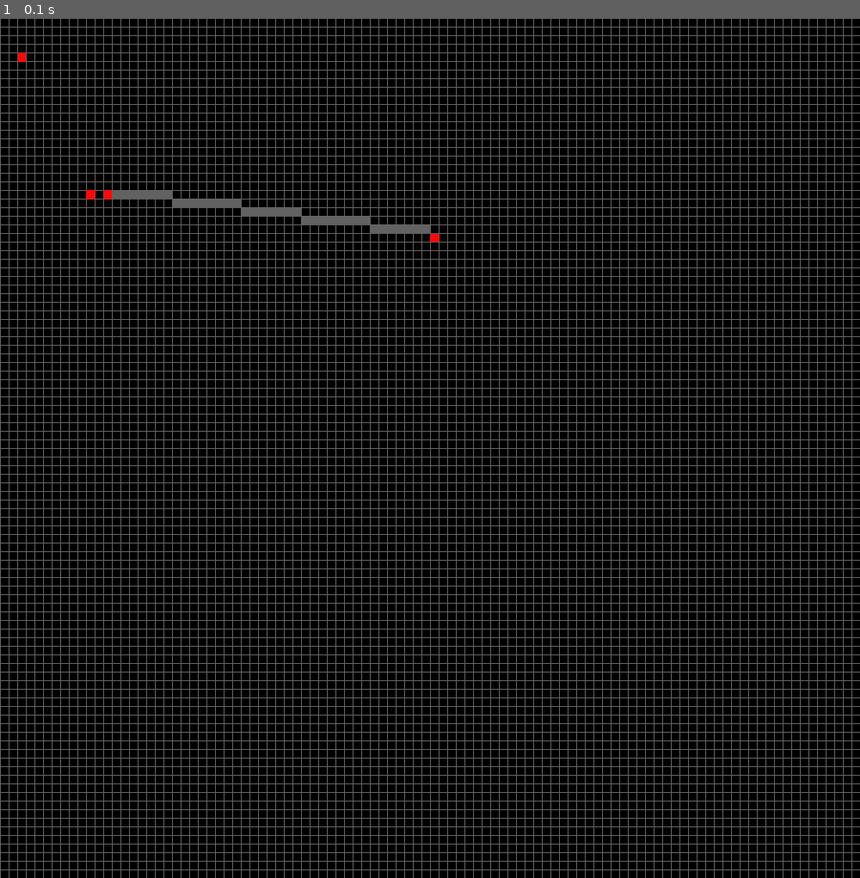
Above: before the commit, frame 1.
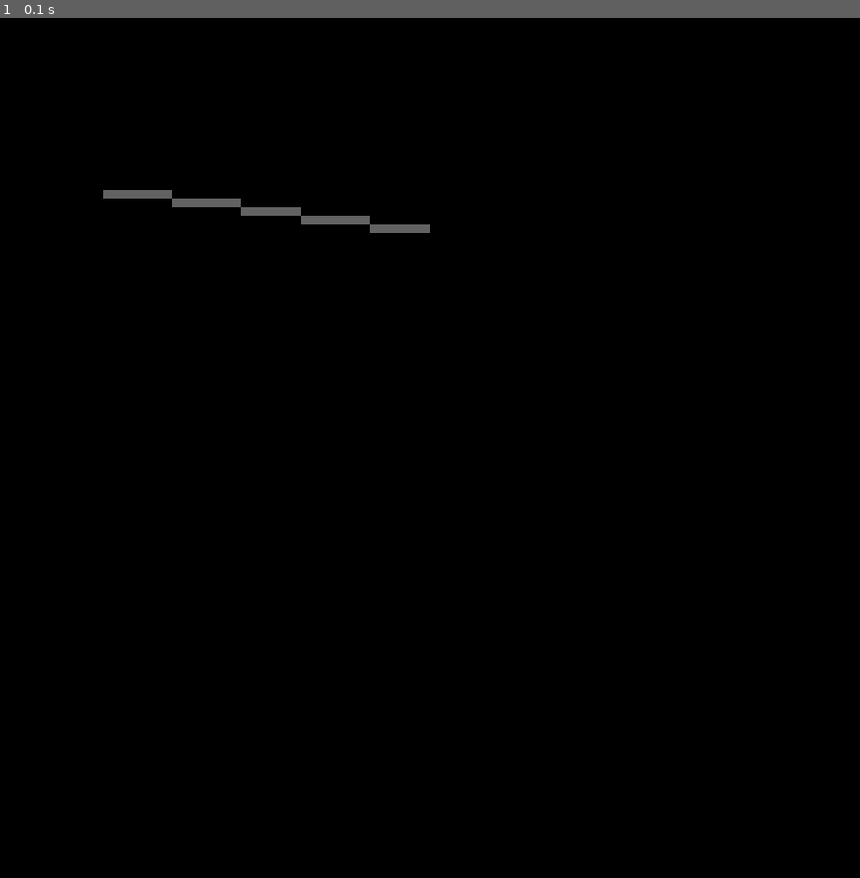
Above: after the commit, the same moment.

Repository: ckreitma/Info3UCCG
Game: pygame game, started from pygame/pygame03_grilla.py
Same seed, same stepped clock (60 frames per second), same inputs: the game is played once before the commit and once after it.
Inputs:
- Up to frame 1 (0.1 s): no input

The runs differ from the first frame. In frame 1, 21% of the frame differs, in the area x 0-100%, y 0-100%.

Commit message:
Algoritmo Wu

Diff:
--- a/pygame/pygame03_grilla.py
+++ b/pygame/pygame03_grilla.py
@@ -61,8 +61,8 @@
             x = x + pendiente
 
     # Imprimimos los pixeles extremos en rojo.
-    pixel(screen, x0, y0, ROJO)
-    pixel(screen, x1, y1, ROJO)
+    #pixel(screen, x0, y0, ROJO)
+    #pixel(screen, x1, y1, ROJO)
 
 
 while running:
@@ -73,7 +73,7 @@
     # pygame.draw.rect(screen, BLUE, (200, 150, 100, 50))
     # pygame.draw.aaline(screen, (0, 100, 255), (0, 0), (ancho-1, alto-1))
     # pygame.draw.aaline(screen, (50, 180, 40), (ancho-1, 0), (0, alto-1))
-    dibujar_grilla(screen)
+    # dibujar_grilla(screen)
     # pixel(screen, 4, 7, WHITE)
     linea(screen, 10, 20, 2, 4, GRIS)
     linea(screen, 12, 20, 50, 25, GRIS)
--- /dev/null
+++ b/pygame/pygame04_wu01.py
@@ -0,0 +1,92 @@
+"""Script demonstrating drawing of anti-aliased lines using Xiaolin Wu's line
+algorithm
+
+usage: python xiaolinwu.py [output-file]
+
+"""
+from __future__ import division
+import sys
+
+from PIL import Image
+
+# Parte flotante
+
+
+def _fpart(x):
+    return x - int(x)
+
+# Resto parte flotante
+
+
+def _rfpart(x):
+    return 1 - _fpart(x)
+
+
+def putpixel(img, xy, color, alpha=1):
+    """Paints color over the background at the point xy in img.
+
+    Use alpha for blending. alpha=1 means a completely opaque foreground.
+
+    """
+    c = tuple(map(lambda bg, fg: int(round(alpha * fg + (1-alpha) * bg)),
+                  img.getpixel(xy), color))
+    img.putpixel(xy, c)
+
+
+def draw_line(img, p1, p2, color):
+    """Draws an anti-aliased line in img from p1 to p2 with the given color."""
+    x1, y1 = p1
+    x2, y2 = p2
+    dx, dy = x2-x1, y2-y1
+    steep = abs(dx) < abs(dy)
+
+    def p(px, py):
+        # Seleccionar el primer o segundo par dependiendo de true/false de steep.
+        return ((px, py), (py, px))[steep]
+
+    if steep:
+        x1, y1, x2, y2, dx, dy = y1, x1, y2, x2, dy, dx
+    if x2 < x1:
+        x1, x2, y1, y2 = x2, x1, y2, y1
+
+    # Podemos asumir que los puntos son esquina superior izquierda y esquina inferior derecha
+    grad = dy/dx
+    intery = y1 + _rfpart(x1) * grad
+
+    # Dibujar los puntos extremos
+    def draw_endpoint(pt):
+        x, y = pt
+        xend = round(x)
+        yend = y + grad * (xend - x)
+        xgap = _rfpart(x + 0.5)
+        px, py = int(xend), int(yend)
+        putpixel(img, p(px, py), color, _rfpart(yend) * xgap)
+        putpixel(img, p(px, py+1), color, _fpart(yend) * xgap)
+        return px
+
+    xstart = draw_endpoint(p(*p1)) + 1
+    xend = draw_endpoint(p(*p2))
+
+    for x in range(xstart, xend):
+        y = int(intery)
+        print(f'p({x},{y})={p(x,y)} alpha={_rfpart(intery)}')
+        putpixel(img, p(x, y), color, _rfpart(intery))
+        putpixel(img, p(x, y+1), color, _fpart(intery))
+        intery += grad
+
+
+if __name__ == '__main__':
+    if len(sys.argv) != 2:
+        print('usage: python xiaolinwu.py [output-file]')
+        sys.exit(-1)
+
+    blue = (0, 0, 255)
+    yellow = (255, 255, 0)
+    img = Image.new("RGB", (500, 500), blue)
+    for a in range(10, 431, 60):
+        draw_line(img, (10, 10), (490, a), yellow)
+        draw_line(img, (10, 10), (a, 490), yellow)
+    draw_line(img, (10, 10), (490, 490), yellow)
+    filename = sys.argv[1]
+    img.save(filename)
+    print('image saved to'), filename
--- /dev/null
+++ b/pygame/pygame04_wu03.py
@@ -0,0 +1,145 @@
+"""Script demonstrating drawing of anti-aliased lines using Xiaolin Wu's line
+algorithm
+
+usage: python xiaolinwu.py [output-file]
+
+"""
+from __future__ import division
+import sys
+
+from PIL import Image
+import pygame
+
+# Ancho y alto teórico
+ancho_teorico = 1000
+alto_teorico = 1000
+
+# Ancho y alto real
+ancho_real = 100
+alto_real = 100
+
+# Relation (ratio) de aspecto entre el real y el teórico
+delta_x = int(ancho_teorico/ancho_real)
+delta_y = int(alto_teorico/alto_real)
+
+screen = pygame.display.set_mode((ancho_teorico, alto_teorico))
+running = True
+
+WHITE = (255, 255, 255)
+BLUE = (0, 0, 255)
+BLACK = (0, 0, 0)
+GRIS = (100, 100, 100)
+ROJO = (255, 10, 10)
+YELLOW = (255, 255, 0)
+
+
+# Dividir proporcionalmente a
+# la parte decimal de x un "1"
+def _fpart(x):
+    """ 1.3 ==> 0.3
+    """
+    return x - int(x)
+
+
+def _rfpart(x):
+    """ 1.3 ==> 0.7
+    """
+    return 1 - _fpart(x)
+
+
+def dibujar_grilla(screen):
+
+    # Lineas horizontales
+    for pos_y in range(0, alto_teorico, delta_y):
+        # print(f'pos_y={pos_y}')
+        pygame.draw.aaline(screen, GRIS, (0, pos_y), (ancho_teorico, pos_y))
+
+    # Lineas verticales
+    for pos_x in range(0, ancho_teorico, delta_x):
+        # print(f'pos_y={pos_y}')
+        pygame.draw.aaline(screen, GRIS, (pos_x, 0), (pos_x, alto_teorico))
+
+
+def putpixel(screen, xy, color, alpha=1):
+    """Paints color over the background at the point xy in img.
+
+    Use alpha for blending. alpha=1 means a completely opaque foreground.
+
+    """
+    x, y = xy
+    if x < 0 or x > ancho_real or y < 0 or y > alto_real:
+        print(f'Punto incorrecto <{x},{y}>')
+        return
+    pixel_real = (x*delta_x, y*delta_y, delta_x, delta_y)
+    # print(f'Pixel real={pixel_real}')
+    # Rectángulo (<origen>,<ancho>,<alto>)
+    c = tuple(map(lambda bg, fg: int(round(alpha * fg + (1-alpha) * bg)),
+                  BLACK, color))
+    pygame.draw.rect(screen, c, pixel_real)
+    # c = tuple(map(lambda bg, fg: int(round(alpha * fg + (1-alpha) * bg)),
+    #              img.getpixel(xy), color))
+    #print(f'color={color} alpha={alpha} c={c}')
+    #img.putpixel(xy, c)
+
+
+def draw_line(screen, x0, y0, x1, y1, color):
+    """Draws an anti-aliased line in img from p1 to p2 with the given color."""
+    p1 = (x0, y0)
+    p2 = (x1, y1)
+    x1, y1 = p1
+    x2, y2 = p2
+    dx, dy = x2-x1, y2-y1
+    steep = abs(dx) < abs(dy)
+
+    def p(px, py):
+        # Seleccionar el primer o segundo par dependiendo de true/false de steep.
+        return ((px, py), (py, px))[steep]
+
+    if steep:
+        x1, y1, x2, y2, dx, dy = y1, x1, y2, x2, dy, dx
+    if x2 < x1:
+        x1, x2, y1, y2 = x2, x1, y2, y1
+
+    # Podemos asumir que los puntos son esquina superior izquierda y esquina inferior derecha
+    grad = dy/dx
+    intery = y1 + _rfpart(x1) * grad
+
+    # Dibujar los puntos extremos
+    def draw_endpoint(pt):
+        x, y = pt
+        xend = round(x)
+        yend = y + grad * (xend - x)
+        xgap = _rfpart(x + 0.5)
+        px, py = int(xend), int(yend)
+        putpixel(screen, p(px, py), color, _rfpart(yend) * xgap)
+        putpixel(screen, p(px, py+1), color, _fpart(yend) * xgap)
+        return px
+
+    xstart = draw_endpoint(p(*p1)) + 1
+    xend = draw_endpoint(p(*p2))
+
+    for x in range(xstart, xend):
+        y = int(intery)
+        #print(f'p({x},{y})={p(x,y)} alpha={_rfpart(intery)}')
+        putpixel(screen, p(x, y), color, _rfpart(intery))
+        putpixel(screen, p(x, y+1), color, _fpart(intery))
+        print(
+            f'intery={intery} rfpart={_rfpart(intery)} fpart={_fpart(intery)}')
+        intery += grad
+
+
+if __name__ == '__main__':
+    while running:
+        event = pygame.event.poll()
+        if event.type == pygame.QUIT:
+            running = False
+        screen.fill(BLACK)
+        # dibujar_grilla(screen)
+        # Prueba de pixel con transparencias
+        putpixel(screen, (4, 7), YELLOW)
+        putpixel(screen, (5, 8), YELLOW, alpha=0.6)
+
+        draw_line(screen, 12, 20, 50, 25, GRIS)
+        pygame.display.flip()
+
+        #draw_line(screen, (10, 10), (30, 80), WHITE)
Binary file added: prueba.jpg
